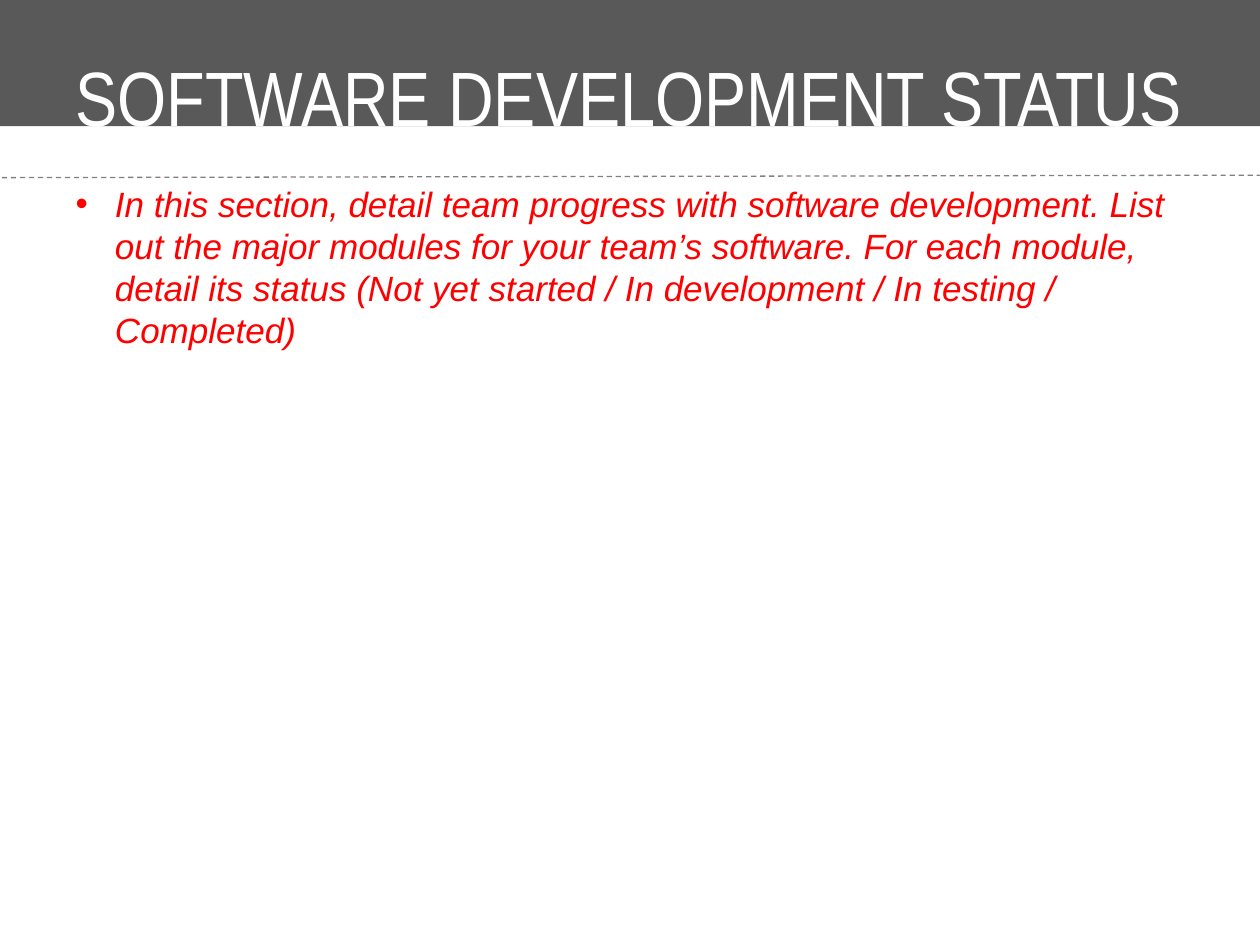
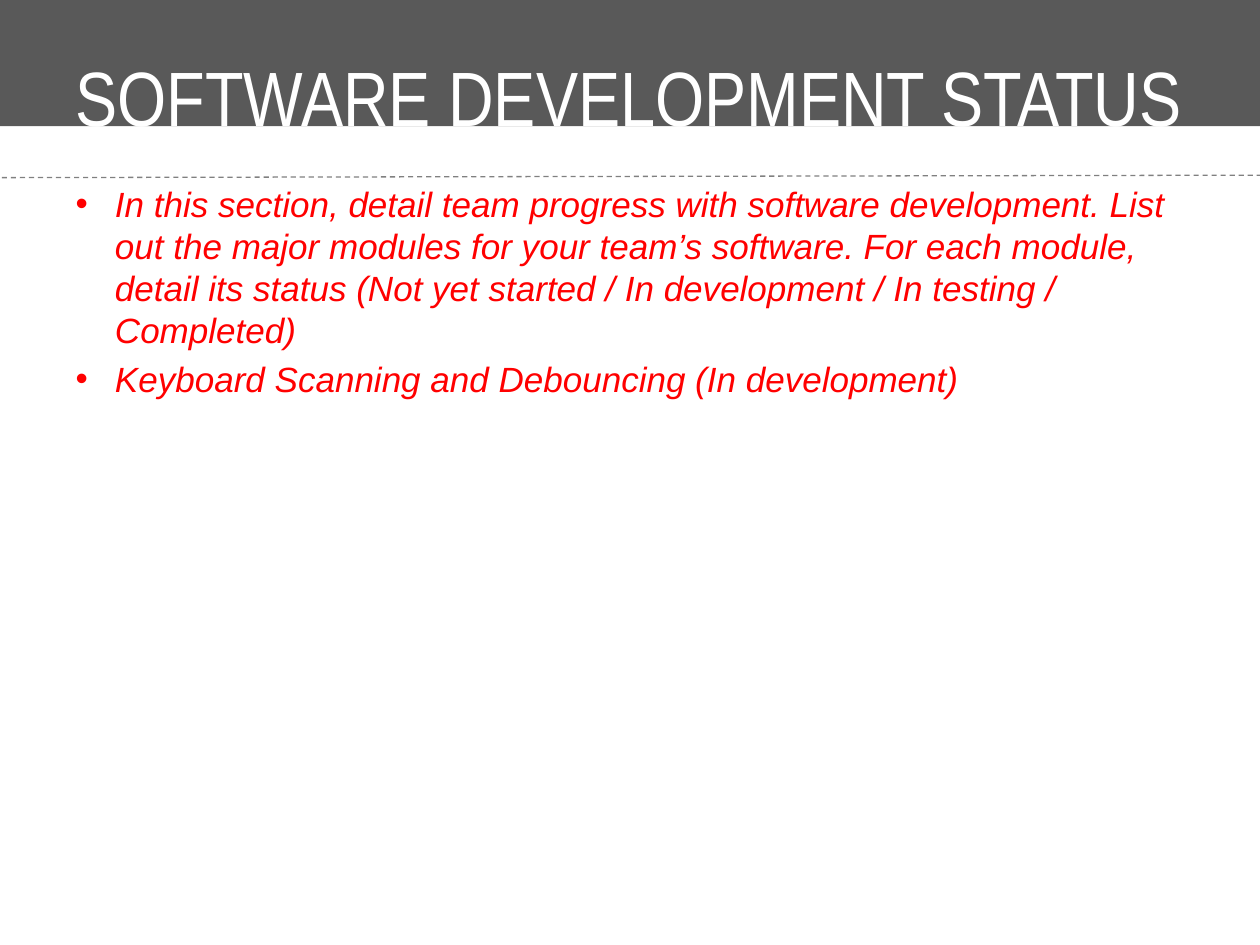
Before and after one commit to Ashassins/NYAKB, a slide deck: slide 16 of Midterm Review Presentation/Midterm Design Review Presentation Template.pptx (slide 11 before the commit). Drawn at 1260x945 pixels with LibreOffice and Linux fonts; fonts in the diff are those of the drawing; background and template pictures are left out. Boxes give left, top, right and bottom in pixels: in the first picture for what was removed or moved away, otherwise in the second. Text is boxed around its words. In the diff, an @@ line names an element or a change of style, - is before the commit and + after.

```diff
--- a/Midterm Review Presentation/Midterm Design Review Presentation Template.pptx
+++ b/Midterm Review Presentation/Midterm Design Review Presentation Template.pptx
@@ text at (115,366,958,399): paragraph added @@
+• Keyboard Scanning and Debouncing (In development)
```
Also in this commit, not shown: 4 other slides changed, 6 slides added, 1 slide removed, 1 other file.
